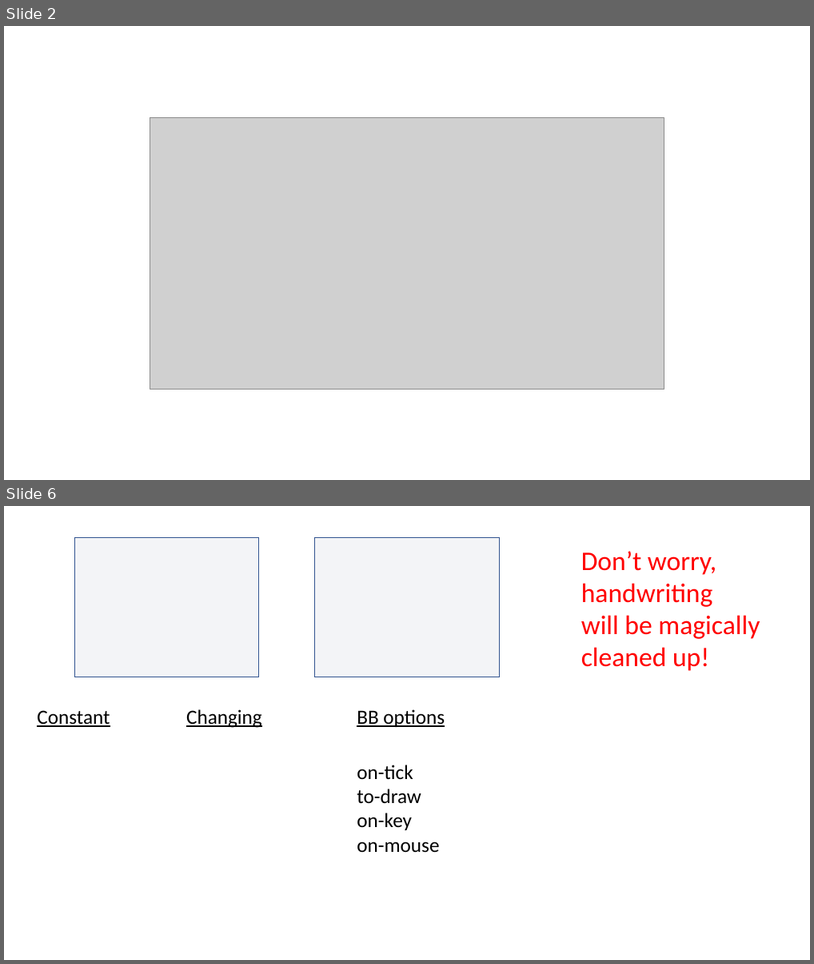
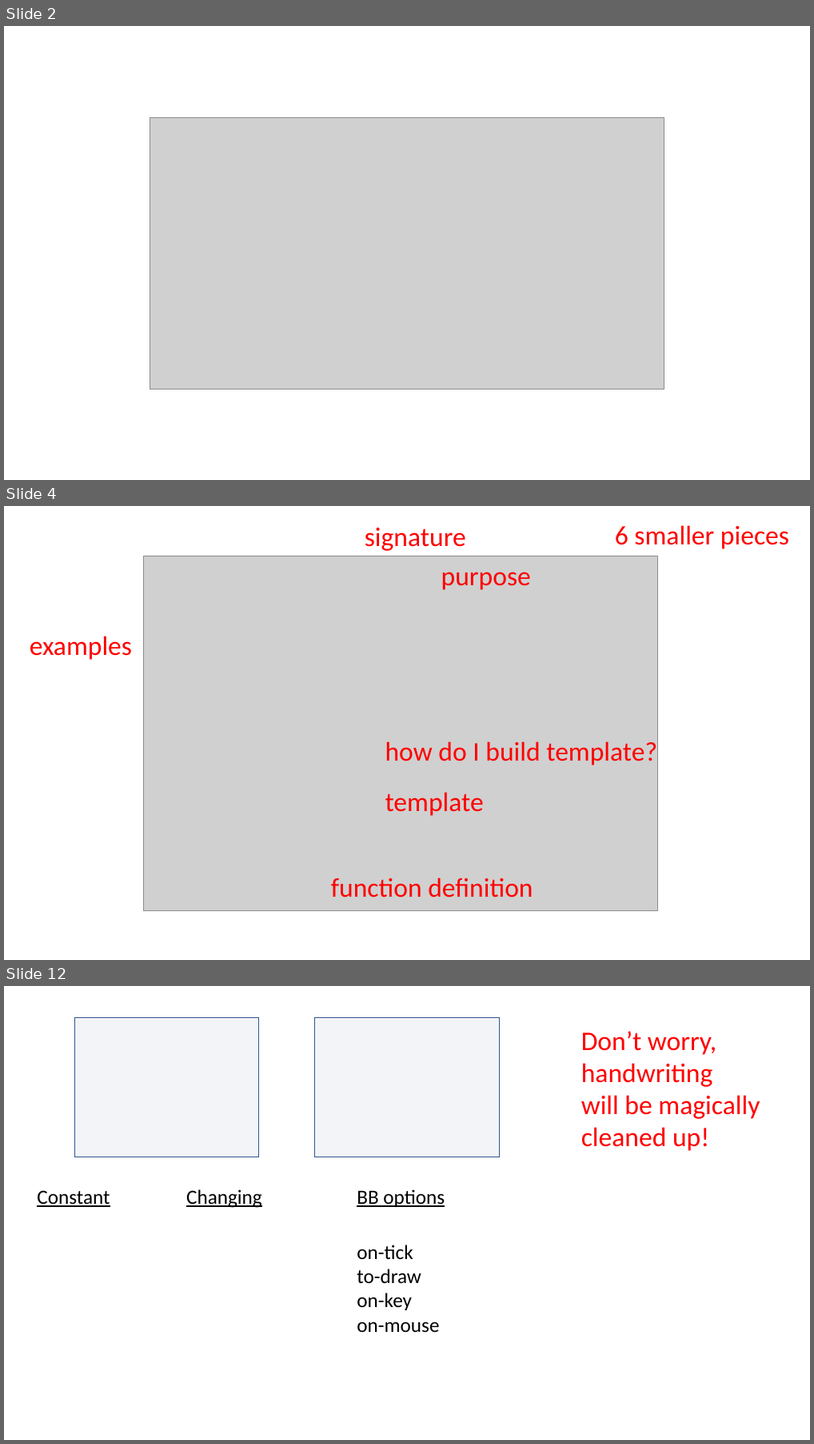
Before and after one commit to GregorKiczales/spd-materials, a slide deck: instructor/l04/l04-pad.pptx. Shown one above the other, each under a label of ours: slides 2 and 6 before the commit, slides 2, 4 and 12 after it; the slides between them are not shown. The pictures are 814x964 and 814x1444 pixels, drawn with LibreOffice and Linux fonts; fonts in the diff are those of the drawing; grey boxes stand for pictures. Boxes give left, top, right and bottom in pixels: in the first picture for what was removed or moved away, otherwise in the second. Text is boxed around its words. In the diff, an @@ line names an element or a change of style, - is before the commit and + after.

```diff
--- a/instructor/l04/l04-pad.pptx
+++ b/instructor/l04/l04-pad.pptx
@@ slide 4 added at bbox=[4, 506, 810, 960], background #FFFFFF @@
@@ text added at bbox=[365, 528, 466, 551], 32 pt, text #FF0000 @@
+signature
@@ text added at bbox=[615, 525, 790, 549], 32 pt, text #FF0000 @@
+6 smaller pieces
@@ picture added at bbox=[144, 556, 658, 910] @@
@@ text added at bbox=[442, 572, 531, 590], 32 pt, text #FF0000 @@
+purpose
@@ text added at bbox=[30, 636, 132, 660], 32 pt, text #FF0000 @@
+examples
@@ text added at bbox=[386, 741, 658, 765], 32 pt, text #FF0000 @@
+how do I build template?
@@ text added at bbox=[386, 792, 484, 816], 32 pt, text #FF0000 @@
+template
@@ text added at bbox=[331, 877, 533, 897], 32 pt, text #FF0000 @@
+function definition
@@ what was slide 6 is now slide 12 @@
```
Also in this commit, not shown: 4 slides changed, 6 other slides added, 1 other file.
